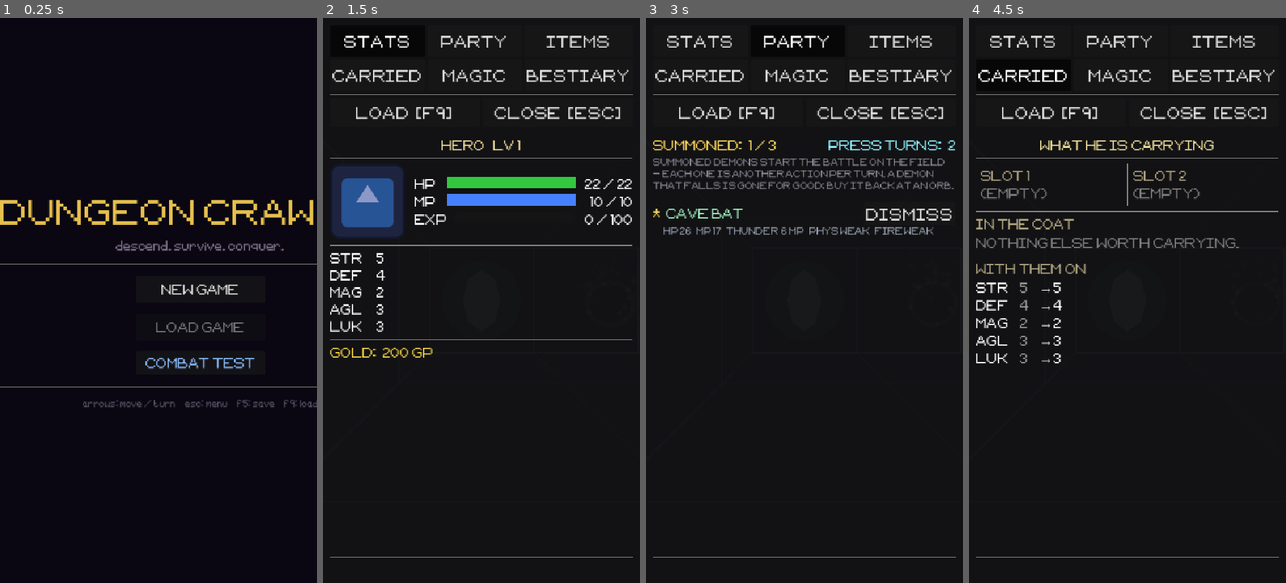
Above: before the commit, frames 1-4 (left to right).
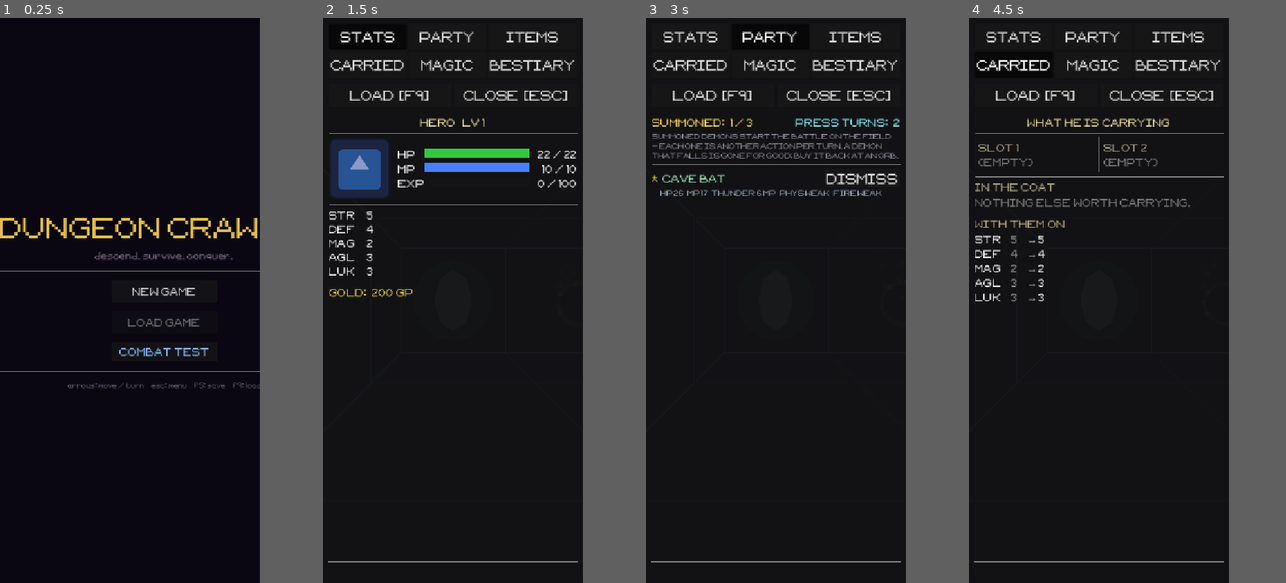
Above: after the commit, the same moments.

Repository: tausiftt5238/four-dragons-deep
Game: Godot game, scene res://scenes/title.tscn
Two runs of this game, one before a commit and one after it. Both use one fixed random seed, a clock stepped at 60 frames per second and the inputs below.
Inputs:
- Up to frame 1 (0.25 s): no input
- Up to frame 2 (1.5 s): click "NEW GAME" at 0.5 s; click "MENU" at 1.25 s
- Up to frame 3 (3 s): click "STATS" at 2 s; click "PARTY" at 2.75 s
- Up to frame 4 (4.5 s): click "ITEMS" at 3.5 s; click "CARRIED" at 4.25 s
In our replay, the window is 450x800 before the commit and 369x800 after it. These sizes can differ from the game's own. Grey fills any space a smaller window leaves; there, only what the larger window draws over its background counts as a difference.

The runs differ from the first frame. In frame 1, 5.5% of the frame differs, in the area x 0-100%, y 32-69%; in frame 2, 13%, in the area x 1-98%, y 2-97%; in frame 3, 9.9%; in frame 4, 9.4%.

Commit message:
commit to portrait, and delete the layouts that assumed otherwise
The viewport is now ALWAYS exactly 540x1170, whatever the window: "keep"
letterboxes instead of reflowing, so a desktop window gets black down both
sides and the layout never changes shape. Verified at 540x960, 390x844,
1280x720 and 1920x1043 — all four report a 540x1170 portrait viewport.

540x1170 is 19.5:9, which is what most phones actually are. The obvious 9:16
would have letterboxed about 18% of a modern phone's height away.

That makes every _is_landscape() branch unreachable, so they are gone rather
than left pretending to support a mode we have dropped: the battle menu is
simply two rows of three, the bestiary chart is simply two rows of three, the
party row is simply two lines, and the menu shell is simply tabs on top. No
file carries two arrangements any more, which is the whole point of picking
one orientation — the maintenance was going to be the expensive part, not the
building.

menu_ui loses its sidebar entirely and drops to 147 lines.

Co-Authored-By: Claude Opus 5 <noreply@anthropic.com>

Diff:
--- a/project.godot
+++ b/project.godot
@@ -18,15 +18,18 @@
 
 [display]
 
-; A phone game held upright. 540x960 is the design resolution everything is
-; laid out against; canvas_items scales the whole UI to whatever the device
-; actually has, and "expand" hands a taller or shorter phone the extra space
-; as viewport rather than as black bars. Without any of this Godot renders the
-; UI at native pixel size, which is why the menus ran off the edge of a phone.
+; A phone game held upright, and held upright everywhere. The viewport is
+; ALWAYS exactly 540x1170 — "keep" letterboxes rather than reflowing, so a
+; desktop window gets black down both sides and the layout never changes shape.
+; That is the point: one orientation means one set of layouts to build and
+; maintain, instead of every screen carrying two arrangements forever.
+;
+; 540x1170 is 19.5:9, which is what most phones actually are. The obvious 9:16
+; (540x960) would letterbox about 18% of a modern phone's height away.
 window/size/viewport_width=540
-window/size/viewport_height=960
+window/size/viewport_height=1170
 window/stretch/mode="canvas_items"
-window/stretch/aspect="expand"
+window/stretch/aspect="keep"
 window/handheld/orientation="portrait"
 
 [physics]
--- a/scripts/ui/combat_scene.gd
+++ b/scripts/ui/combat_scene.gd
@@ -1719,7 +1719,7 @@
 	var panel: PanelContainer = PanelContainer.new()
 	panel.size_flags_vertical = Control.SIZE_SHRINK_END
 	# Two rows of slots need roughly twice the height of one.
-	panel.custom_minimum_size = Vector2(0, 132 if _is_landscape() else 224)
+	panel.custom_minimum_size = Vector2(0, 224)
 	parent.add_child(panel)
 
 	var m: MarginContainer = MarginContainer.new()
@@ -1795,22 +1795,12 @@
 		_sub_slots.append(slot)
 
 
-# Held upright there is not enough width for six thumb targets in a line —
-# every label truncates to three letters. The six slots stay six; they fold
-# into two rows of three instead, which is wider per slot than landscape
-# manages and still one grid the eye reads in one go.
-func _menu_columns() -> int:
-	return MENU_SLOTS if _is_landscape() else MENU_SLOTS / 2
-
-
-func _is_landscape() -> bool:
-	var size: Vector2 = get_viewport_rect().size
-	return size.x >= size.y
-
-
+# Six thumb targets in one line on a 540-wide screen truncates every label to
+# three letters, so the six slots sit two rows of three deep — wider per slot
+# than a landscape strip managed, and still one grid the eye reads in one go.
 func _make_slot_row() -> GridContainer:
 	var row: GridContainer = GridContainer.new()
-	row.columns = _menu_columns()
+	row.columns = MENU_SLOTS / 2
 	row.size_flags_horizontal = Control.SIZE_EXPAND_FILL
 	row.size_flags_vertical   = Control.SIZE_SHRINK_CENTER
 	row.add_theme_constant_override("h_separation", 6)
@@ -1861,7 +1851,7 @@
 # underneath. Built from child Labels because a Button's own text is one line.
 func _big_button(title: String, subtitle: String, disabled: bool) -> Button:
 	var btn: Button = Button.new()
-	btn.custom_minimum_size = Vector2(0, 74 if _is_landscape() else 62)
+	btn.custom_minimum_size = Vector2(0, 62)
 	btn.disabled = disabled
 
 	var box: VBoxContainer = VBoxContainer.new()
--- a/scripts/ui/menu_tab_bestiary.gd
+++ b/scripts/ui/menu_tab_bestiary.gd
@@ -94,9 +94,10 @@
 # log uses, so the two read as the same information.
 func _add_chart(parent: VBoxContainer, tmpl: Dictionary) -> void:
 	var demon: Enemy = Enemy.make_from_name(tmpl["name"] as String, 1)
-	var upright: bool = _m.get_viewport_rect().size.y > _m.get_viewport_rect().size.x
+	# Six affinity cells across is wider than the screen, so they sit two rows
+	# of three.
 	var row: GridContainer = GridContainer.new()
-	row.columns = 3 if upright else Affinity.ELEMENTS.size()
+	row.columns = 3
 	row.add_theme_constant_override("h_separation", 10)
 	row.add_theme_constant_override("v_separation", 2)
 	for element: String in Affinity.ELEMENTS:
@@ -104,7 +105,7 @@
 		var cell: Label = Label.new()
 		cell.text = "%s %s" % [Affinity.element_name(element).to_upper(),
 				Affinity.label(state)]
-		cell.custom_minimum_size = Vector2(112 if not upright else 96, 0)
+		cell.custom_minimum_size = Vector2(96, 0)
 		cell.add_theme_font_size_override("font_size", 12)
 		cell.add_theme_color_override("font_color", Affinity.color(state))
 		row.add_child(cell)
--- a/scripts/ui/menu_tab_party.gd
+++ b/scripts/ui/menu_tab_party.gd
@@ -56,15 +56,11 @@
 			_m._content.add_child(_make_row(other, false))
 
 
-# Upright there is no room for name, HP, element, chart and a button on one
-# line — the chart ends up with forty pixels and wraps a letter at a time. The
-# row splits in two instead: who it is and what you can do with it on top, what
-# it brings to a fight underneath.
+# There is no room for name, HP, element, chart and a button on one line — the
+# chart would end up with forty pixels and wrap a letter at a time. So the row
+# is two: who it is and what you can do with it on top, what it brings to a
+# fight underneath.
 func _make_row(demon_name: String, active: bool) -> Control:
-	var size: Vector2 = _m.get_viewport_rect().size
-	if size.x >= size.y:
-		return _wide_row(demon_name, active)
-
 	var col: VBoxContainer = VBoxContainer.new()
 	col.add_theme_constant_override("separation", 1)
 
@@ -89,43 +85,7 @@
 	return col
 
 
-func _wide_row(demon_name: String, active: bool) -> HBoxContainer:
-	# Built at the detective's level, which is what it would join a battle as.
-	var demon: Enemy = Enemy.make_from_name(demon_name)
-
-	var row: HBoxContainer = HBoxContainer.new()
-	row.add_theme_constant_override("separation", 8)
-	row.add_child(_mark(active))
-	row.add_child(_name_label(demon_name, active))
-
-	var hp_lbl: Label = Label.new()
-	hp_lbl.text = "HP %d   MP %d" % [demon.max_hp, demon.max_mp]
-	hp_lbl.custom_minimum_size = Vector2(128, 0)
-	hp_lbl.add_theme_color_override("font_color", Color(0.62, 0.72, 0.68))
-	row.add_child(hp_lbl)
-
-	# The element it brings is the reason to pick one demon over another.
-	var skill_lbl: Label = Label.new()
-	skill_lbl.text = _element_text(demon)
-	skill_lbl.add_theme_color_override("font_color",
-			Color(1.0, 0.72, 0.35) if demon.attack_element != ""
-			else Color(0.45, 0.45, 0.50))
-	skill_lbl.custom_minimum_size = Vector2(132, 0)
-	row.add_child(skill_lbl)
-
-	var chart_lbl: Label = Label.new()
-	chart_lbl.text = _chart(demon)
-	chart_lbl.size_flags_horizontal = Control.SIZE_EXPAND_FILL
-	chart_lbl.add_theme_font_size_override("font_size", 11)
-	chart_lbl.add_theme_color_override("font_color", Color(0.66, 0.66, 0.74))
-	row.add_child(chart_lbl)
-
-	row.add_child(_slot_button(demon_name, active))
-	demon.free()
-	return row
-
-
-# ── The pieces both layouts are built from ───────────────────────────────────
+# ── Row pieces ───────────────────────────────────
 
 func _mark(active: bool) -> Label:
 	var mark: Label = Label.new()
--- a/scripts/ui/menu_ui.gd
+++ b/scripts/ui/menu_ui.gd
@@ -41,37 +41,22 @@
 		margin.add_theme_constant_override(side, 12)
 	panel.add_child(margin)
 
-	# Held upright, a 138px sidebar eats a quarter of the screen and leaves the
-	# content too narrow to hold a row. So the shell turns: tabs across the top,
-	# content filling everything under them.
-	var upright: bool = not _is_landscape()
-
-	var shell: BoxContainer = VBoxContainer.new() if upright else HBoxContainer.new()
+	# Tabs across the top in two rows of three, Load and Close sharing a row
+	# under them, and the content filling everything below. A sidebar down the
+	# left would eat a quarter of a 540-wide screen.
+	var shell: VBoxContainer = VBoxContainer.new()
 	shell.add_theme_constant_override("separation", 0)
 	margin.add_child(shell)
-	var hbox: BoxContainer = shell
 
-	var sidebar: BoxContainer
-	if upright:
-		sidebar = VBoxContainer.new()
-		sidebar.add_theme_constant_override("separation", 4)
-	else:
-		sidebar = VBoxContainer.new()
-		sidebar.add_theme_constant_override("separation", 4)
-		sidebar.custom_minimum_size = Vector2(138, 0)
-	hbox.add_child(sidebar)
+	var header: VBoxContainer = VBoxContainer.new()
+	header.add_theme_constant_override("separation", 4)
+	shell.add_child(header)
 
-	# Upright, the six tabs run across in two rows of three; the Load and Close
-	# buttons sit beside each other under them instead of at the foot of a
-	# column that no longer exists.
-	var tab_host: Container = sidebar
-	if upright:
-		var grid: GridContainer = GridContainer.new()
-		grid.columns = 3
-		grid.add_theme_constant_override("h_separation", 4)
-		grid.add_theme_constant_override("v_separation", 4)
-		sidebar.add_child(grid)
-		tab_host = grid
+	var grid: GridContainer = GridContainer.new()
+	grid.columns = 3
+	grid.add_theme_constant_override("h_separation", 4)
+	grid.add_theme_constant_override("v_separation", 4)
+	header.add_child(grid)
 
 	for tab_id: String in ["stats", "party", "items", "equipment", "magic", "bestiary"]:
 		var btn: Button = Button.new()
@@ -81,23 +66,14 @@
 		btn.custom_minimum_size     = Vector2(0, 36)
 		btn.size_flags_horizontal   = Control.SIZE_EXPAND_FILL
 		btn.pressed.connect(_switch_tab.bind(tab_id))
-		tab_host.add_child(btn)
+		grid.add_child(btn)
 		_tab_btns[tab_id] = btn
 
-	if not upright:
-		var spacer: Control = Control.new()
-		spacer.size_flags_vertical = Control.SIZE_EXPAND_FILL
-		sidebar.add_child(spacer)
+	header.add_child(HSeparator.new())
 
-	sidebar.add_child(HSeparator.new())
-
-	# Upright these two share one row; in a column they stack as before.
-	var foot: Container = sidebar
-	if upright:
-		var foot_row: HBoxContainer = HBoxContainer.new()
-		foot_row.add_theme_constant_override("separation", 6)
-		sidebar.add_child(foot_row)
-		foot = foot_row
+	var foot: HBoxContainer = HBoxContainer.new()
+	foot.add_theme_constant_override("separation", 6)
+	header.add_child(foot)
 
 	var load_btn: Button = Button.new()
 	load_btn.text = "Load  [F9]"
@@ -106,9 +82,6 @@
 	load_btn.pressed.connect(func(): load_requested.emit())
 	foot.add_child(load_btn)
 
-	if not upright:
-		sidebar.add_child(HSeparator.new())
-
 	var close_btn: Button = Button.new()
 	close_btn.text = "Close  [ESC]"
 	close_btn.custom_minimum_size   = Vector2(0, 32)
@@ -116,24 +89,18 @@
 	close_btn.pressed.connect(func(): menu_closed.emit())
 	foot.add_child(close_btn)
 
-	# The divider turns with the shell.
 	var sep_wrap: MarginContainer = MarginContainer.new()
-	if upright:
-		sep_wrap.add_theme_constant_override("margin_top",    8)
-		sep_wrap.add_theme_constant_override("margin_bottom", 8)
-		sep_wrap.add_child(HSeparator.new())
-	else:
-		sep_wrap.add_theme_constant_override("margin_left",  10)
-		sep_wrap.add_theme_constant_override("margin_right", 10)
-		sep_wrap.add_child(VSeparator.new())
-	hbox.add_child(sep_wrap)
+	sep_wrap.add_theme_constant_override("margin_top",    8)
+	sep_wrap.add_theme_constant_override("margin_bottom", 8)
+	sep_wrap.add_child(HSeparator.new())
+	shell.add_child(sep_wrap)
 
 	# ── Right content area ────────────────────────────────────────────────────
 	var right: VBoxContainer = VBoxContainer.new()
 	right.size_flags_horizontal = Control.SIZE_EXPAND_FILL
 	right.size_flags_vertical   = Control.SIZE_EXPAND_FILL
 	right.add_theme_constant_override("separation", 6)
-	hbox.add_child(right)
+	shell.add_child(right)
 
 	var scroll: ScrollContainer = ScrollContainer.new()
 	scroll.size_flags_vertical = Control.SIZE_EXPAND_FILL
@@ -154,11 +121,6 @@
 
 
 # ── Tab routing ───────────────────────────────────────────────────────────────
-
-func _is_landscape() -> bool:
-	var size: Vector2 = get_viewport_rect().size
-	return size.x >= size.y
-
 
 func _switch_tab(tab_id: String) -> void:
 	_active_tab      = tab_id
